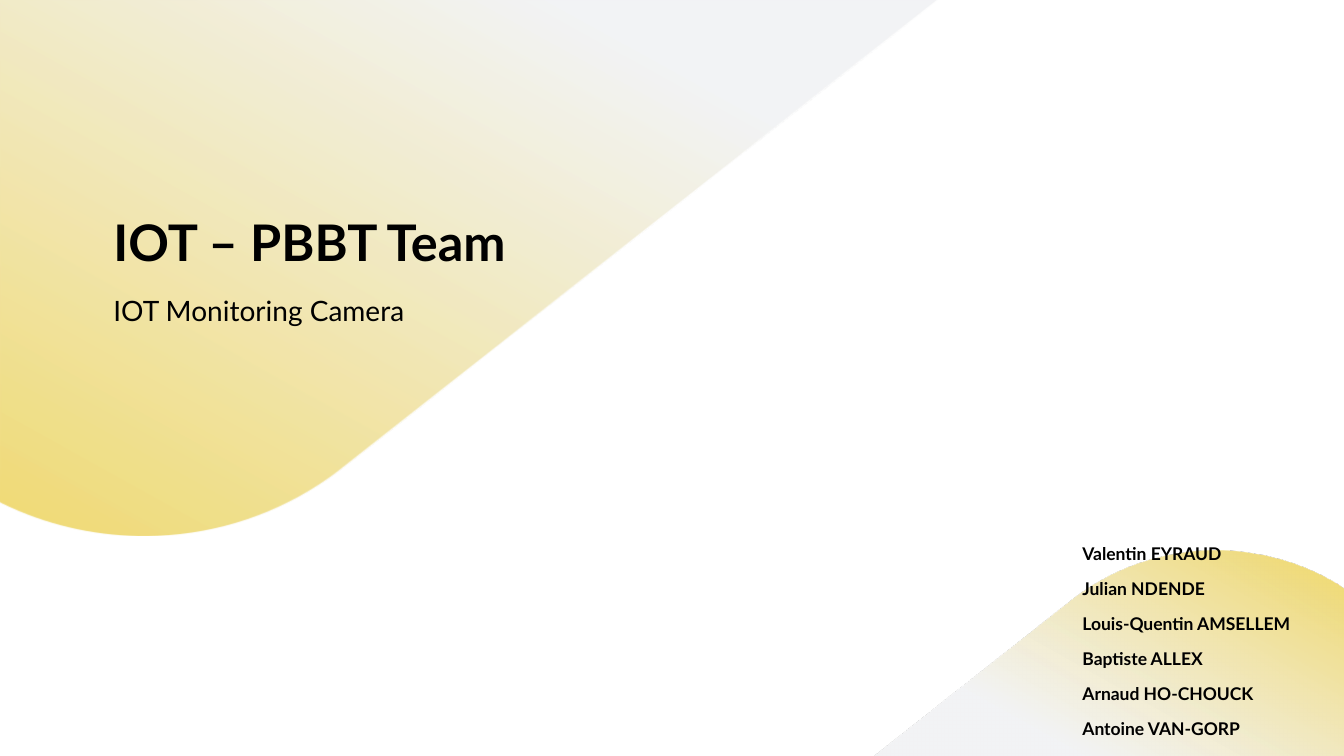
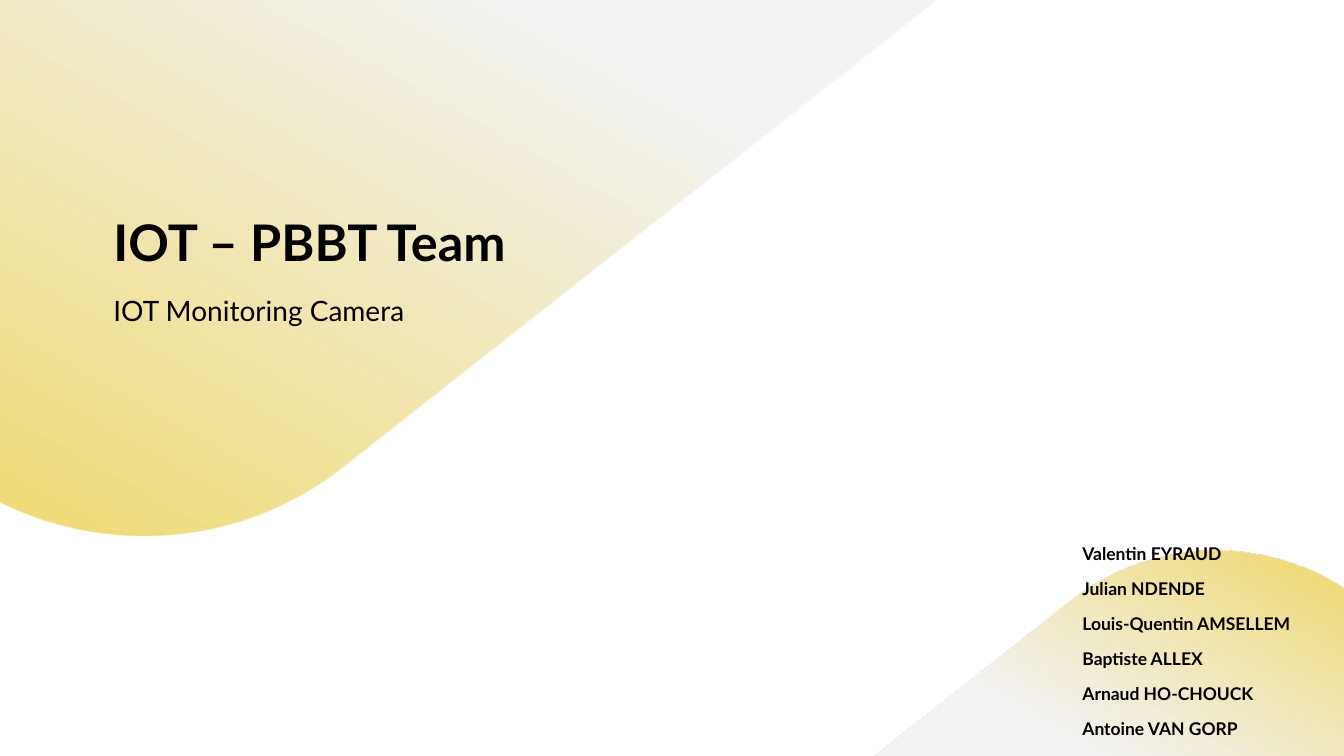
Before and after one commit to JulianNDENDE/IOT-Monitoring-System, a slide deck: slide 1 of IOT-Team_PBBT.pptx. Drawn at 1344x756 pixels with LibreOffice and Linux fonts; fonts in the diff are those of the drawing; background and template pictures are left out. Boxes give left, top, right and bottom in pixels: in the first picture for what was removed or moved away, otherwise in the second. Text is boxed around its words. In the diff, an @@ line names an element or a change of style, - is before the commit and + after.

```diff
--- a/IOT-Team_PBBT.pptx
+++ b/IOT-Team_PBBT.pptx
@@ text at (1082,722,1238,735): text changed @@
-Antoine VAN-GORP
+Antoine VAN GORP
```
Also in this commit, not shown: 4 other slides changed.
